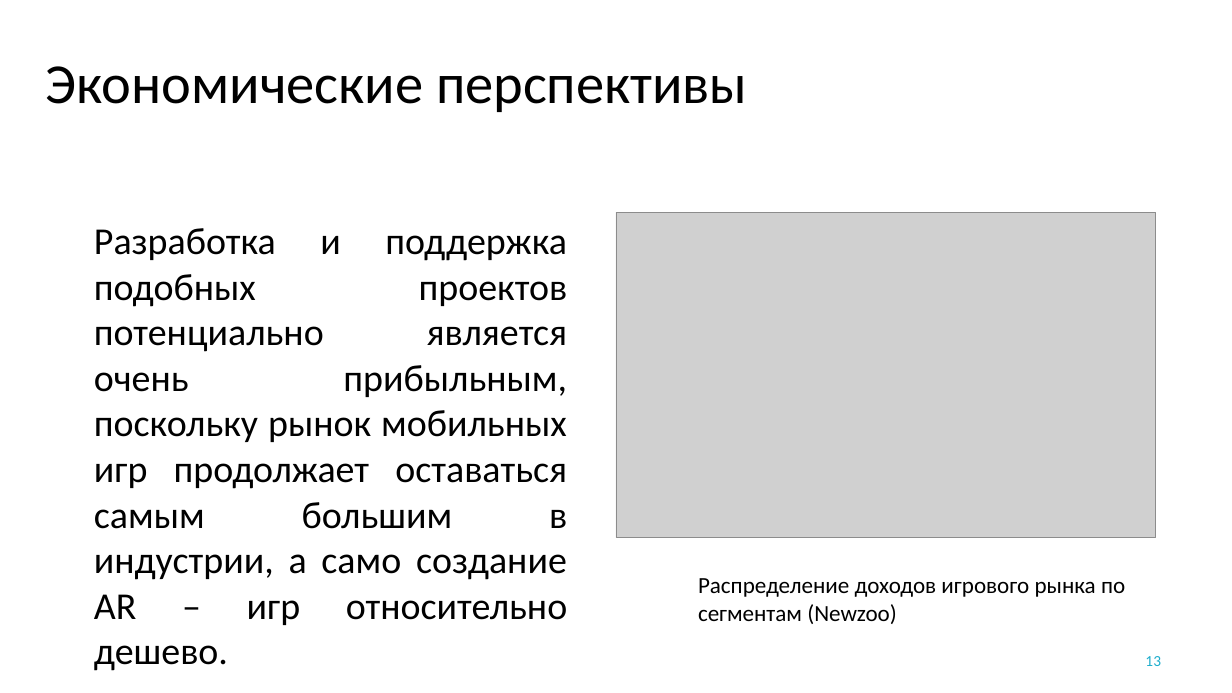
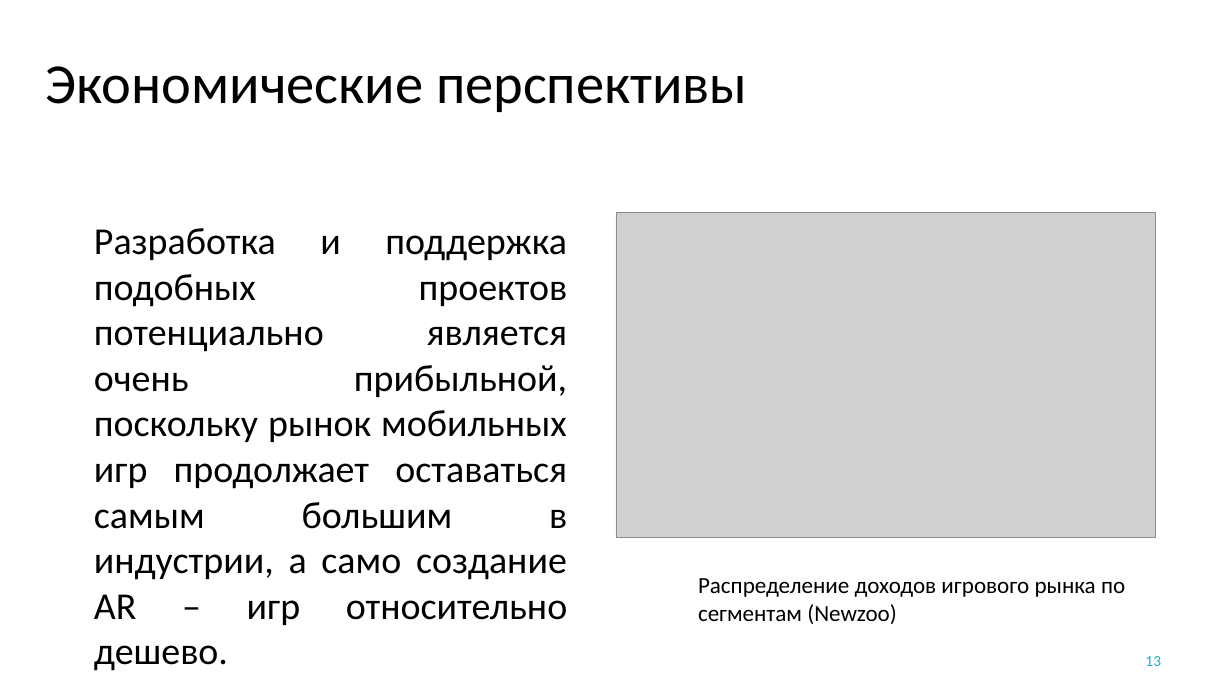
Before and after one commit to YakimenkoIlya/PhantasmagoriaProjectFiles, a slide deck: slide 13 of Якименко Курсовая.pptx. Drawn at 1232x693 pixels with LibreOffice and Linux fonts; fonts in the diff are those of the drawing; grey boxes stand for pictures; background and template pictures are left out. Boxes give left, top, right and bottom in pixels: in the first picture for what was removed or moved away, otherwise in the second. Text is boxed around its words. In the diff, an @@ line names an element or a change of style, - is before the commit and + after.

```diff
--- a/Якименко Курсовая.pptx
+++ b/Якименко Курсовая.pptx
@@ text at (94,228,568,671): text changed @@
-Разработка и поддержка подобных проектов потенциально является очень прибыльным, поскольку рынок мобильных игр продолжает оставаться самым большим в индустрии, а само создание AR – игр относительно дешево.
+Разработка и поддержка подобных проектов потенциально является очень прибыльной, поскольку рынок мобильных игр продолжает оставаться самым большим в индустрии, а само создание AR – игр относительно дешево.
```
Also in this commit, not shown: 4 other slides changed.
